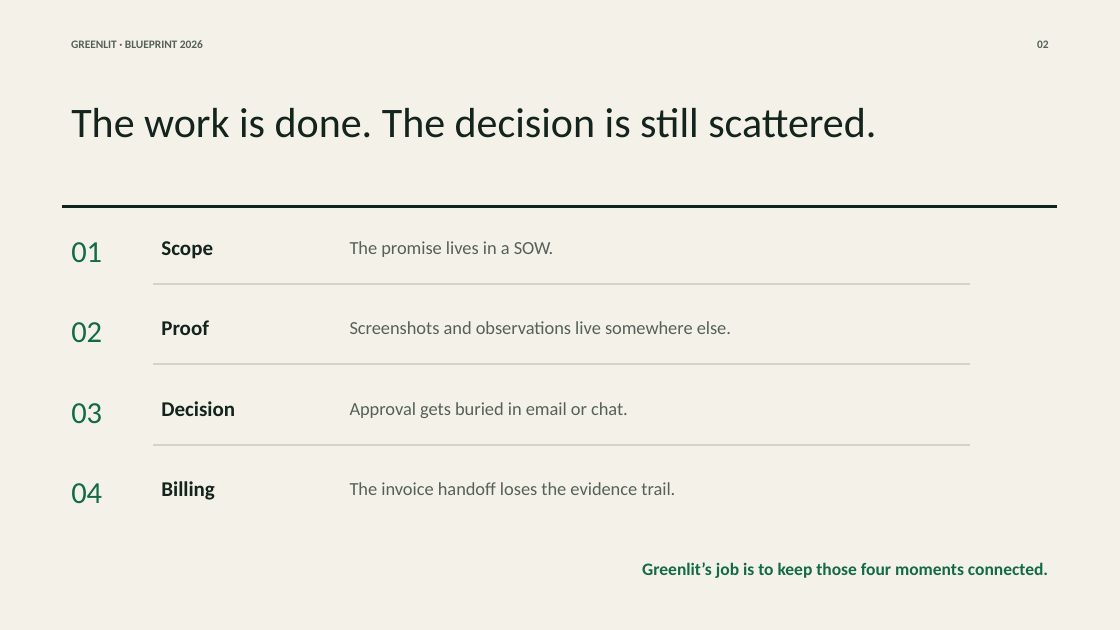
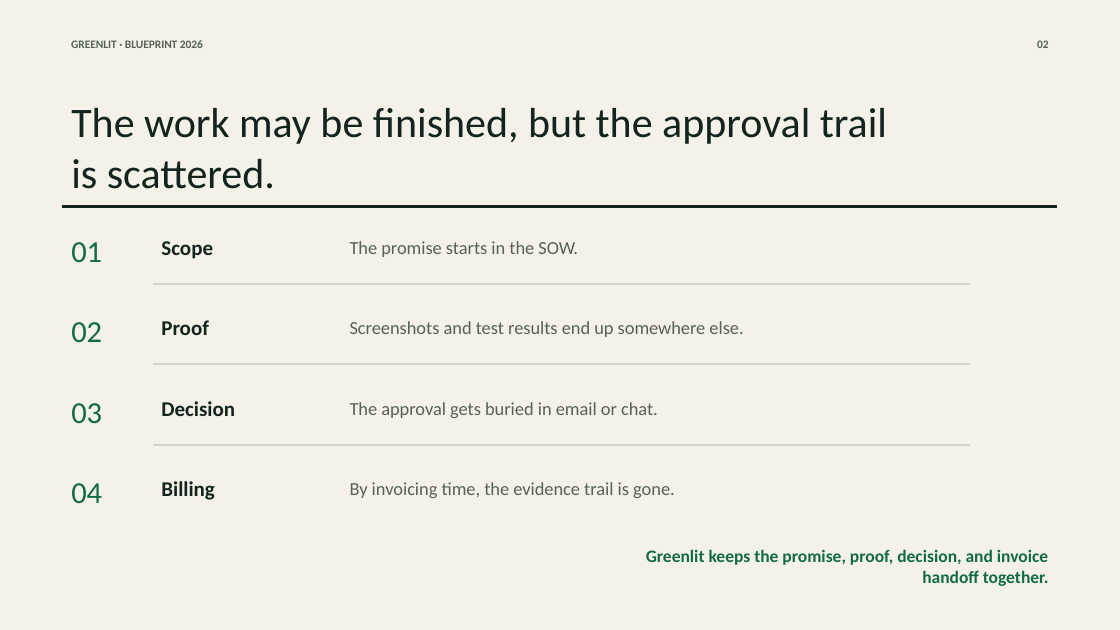
Before and after one commit to anayagarwalla-ai/greenlit, a slide deck: slide 2 of docs/hackathon/greenlit-blueprint-hackathon-deck.pptx. Drawn at 1120x630 pixels with LibreOffice and Linux fonts; fonts in the diff are those of the drawing. Boxes give left, top, right and bottom in pixels: in the first picture for what was removed or moved away, otherwise in the second. Text is boxed around its words. In the diff, an @@ line names an element or a change of style, - is before the commit and + after.

```diff
--- a/docs/hackathon/greenlit-blueprint-hackathon-deck.pptx
+++ b/docs/hackathon/greenlit-blueprint-hackathon-deck.pptx
@@ text at (x1=71, y1=108, x2=887, y2=189): text changed @@
-The work is done. The decision is still scattered.
+The work may be finished, but the approval trail is scattered.
@@ text at (x1=350, y1=241, x2=577, y2=257): text changed @@
-The promise lives in a SOW.
+The promise starts in the SOW.
@@ text at (x1=350, y1=321, x2=743, y2=337): text changed @@
-Screenshots and observations live somewhere else.
+Screenshots and test results end up somewhere else.
@@ text at (x1=350, y1=402, x2=658, y2=418): text changed @@
-Approval gets buried in email or chat.
+The approval gets buried in email or chat.
@@ text at (x1=350, y1=482, x2=675, y2=498): text changed @@
-The invoice handoff loses the evidence trail.
+By invoicing time, the evidence trail is gone.
@@ text at (x1=646, y1=549, x2=1049, y2=586): text changed @@
-Greenlit’s job is to keep those four moments connected.
+Greenlit keeps the promise, proof, decision, and invoice handoff together.
```
Also in this commit, not shown: 7 other slides changed, 1 other file.
